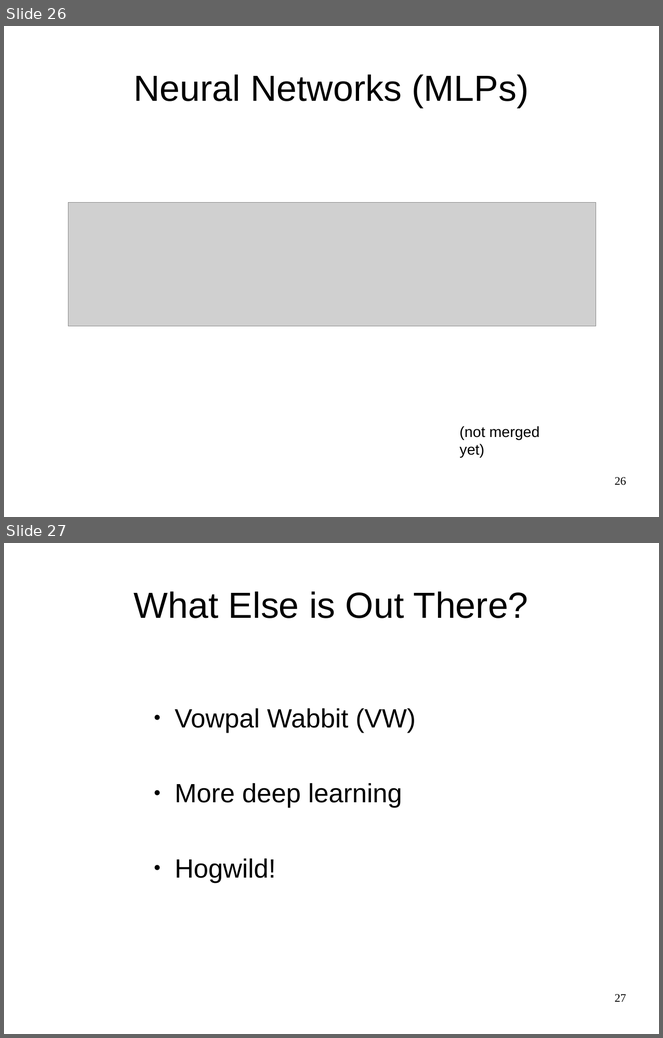
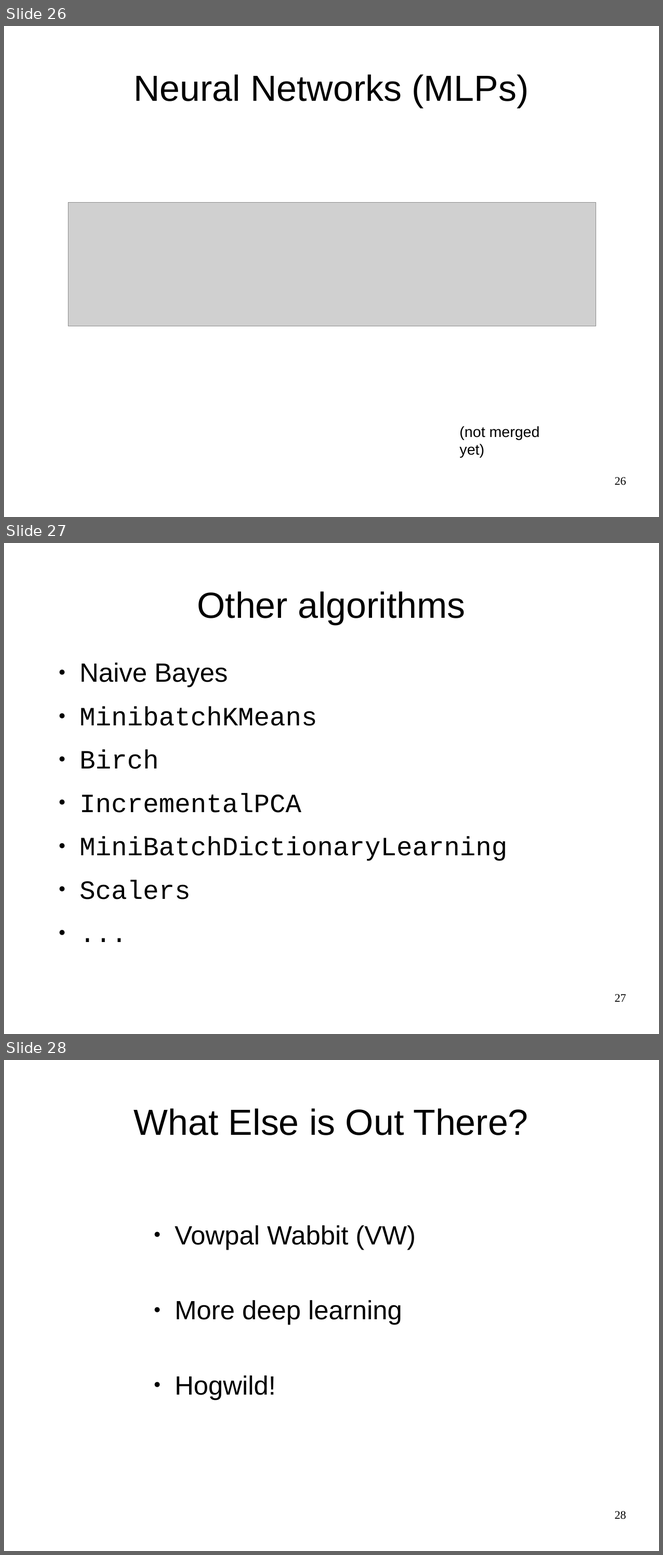
Before and after one commit to amueller/talks_odt, a slide deck: large-scale-non-linear-learning-pygotham-2015.odp. Shown one above the other, each under a label of ours: slides 26 and 27 before the commit, slides 26, 27 and 28 after it. The pictures are 663x1038 and 663x1555 pixels, drawn with LibreOffice and Linux fonts; fonts in the diff are those of the drawing; grey boxes stand for pictures. Boxes give left, top, right and bottom in pixels: in the first picture for what was removed or moved away, otherwise in the second. Text is boxed around its words. In the diff, an @@ line names an element or a change of style, - is before the commit and + after.

Commit message:
minor updates to large scale non-linear learning

```diff
--- a/large-scale-non-linear-learning-pygotham-2015.odp
+++ b/large-scale-non-linear-learning-pygotham-2015.odp
@@ slide 27 added at (4, 543, 659, 1034), background #FFFFFF @@
@@ title added at (197, 591, 465, 625), 44 pt, text #000000 @@
+Other algorithms
@@ text added at (79, 663, 507, 900), 32 pt, text #000000 @@
+● Naive Bayes
+● MinibatchKMeans
+● Birch
+● IncrementalPCA
+● MiniBatchDictionaryLearning
+● Scalers
+● ...
@@ page number added at (615, 994, 626, 1002), 14 pt, text #000000 @@
+27
@@ what was slide 27 is now slide 28 @@
@@ page number at (615, 1511, 626, 1520): text changed @@
-27
+28
```
Also in this commit, not shown: 6 slides changed, 4 other slides added, 4 slides removed.
